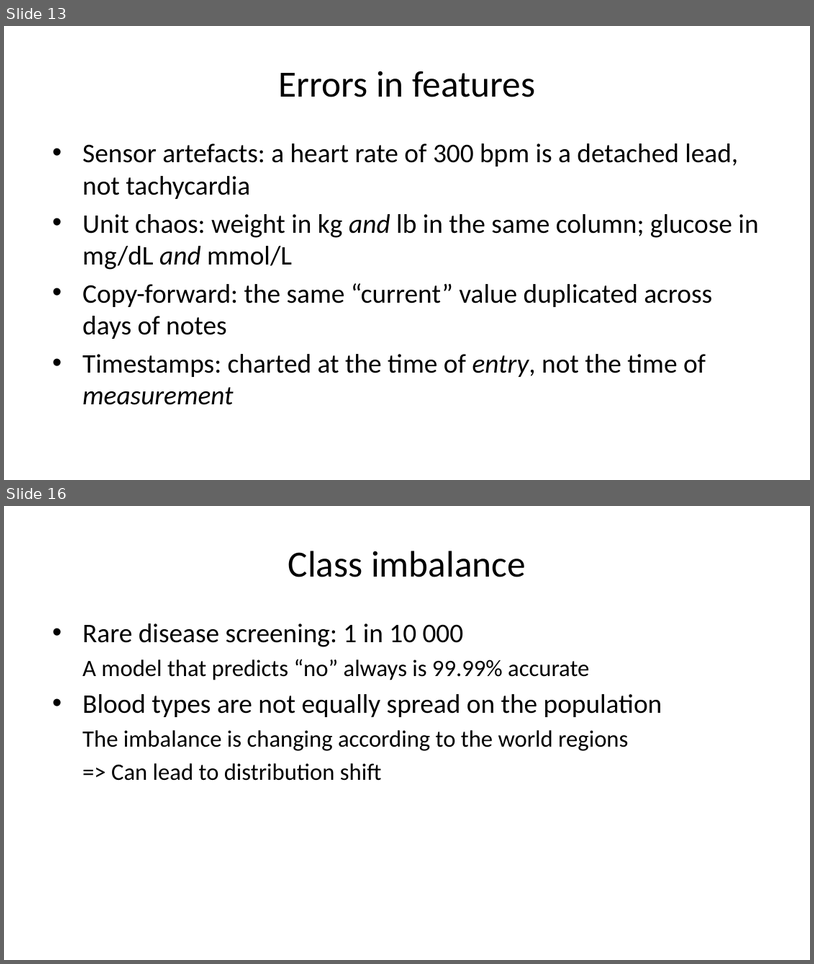
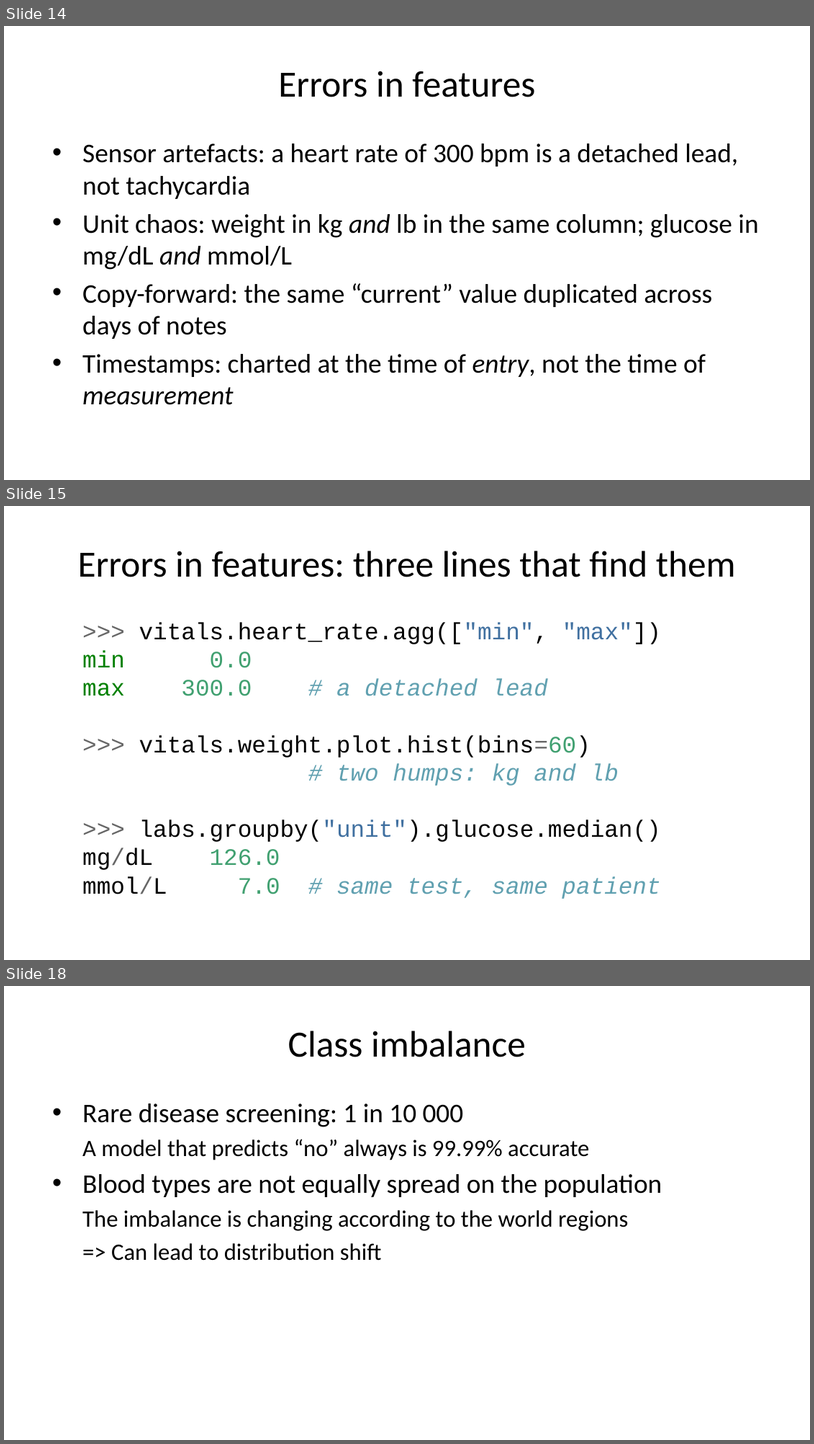
Before and after one commit to pauldubois98/AdcancedTopicsDataScience2026, a slide deck: Course01/slides.pptx. Shown one above the other, each under a label of ours: slides 13 and 16 before the commit, slides 14, 15 and 18 after it; the slides between them are not shown. The pictures are 814x964 and 814x1444 pixels, drawn with LibreOffice and Linux fonts; fonts in the diff are those of the drawing. Boxes give left, top, right and bottom in pixels: in the first picture for what was removed or moved away, otherwise in the second. Text is boxed around its words. In the diff, an @@ line names an element or a change of style, - is before the commit and + after.

```diff
--- a/Course01/slides.pptx
+++ b/Course01/slides.pptx
@@ slide 15 added at (4,506,810,960), background #FFFFFF @@
@@ title added at (78,551,736,577), 33 pt, text #000000 @@
+Errors in features: three lines that find them
@@ text added at (82,622,661,898), 21 pt, text #000000 @@
+>>> vitals.heart_rate.agg(["min", "max"])
+min 0.0
+max 300.0 # a detached lead
+>>> vitals.weight.plot.hist(bins=60)
+# two humps: kg and lb
+>>> labs.groupby("unit").glucose.median()
+mg/dL 126.0
+mmol/L 7.0 # same test, same patient
@@ what was slide 13 is now slide 14 @@
@@ what was slide 16 is now slide 18 @@
```
Also in this commit, not shown: 3 slides changed, 6 other slides added, 1 slide removed, 2 other files.
